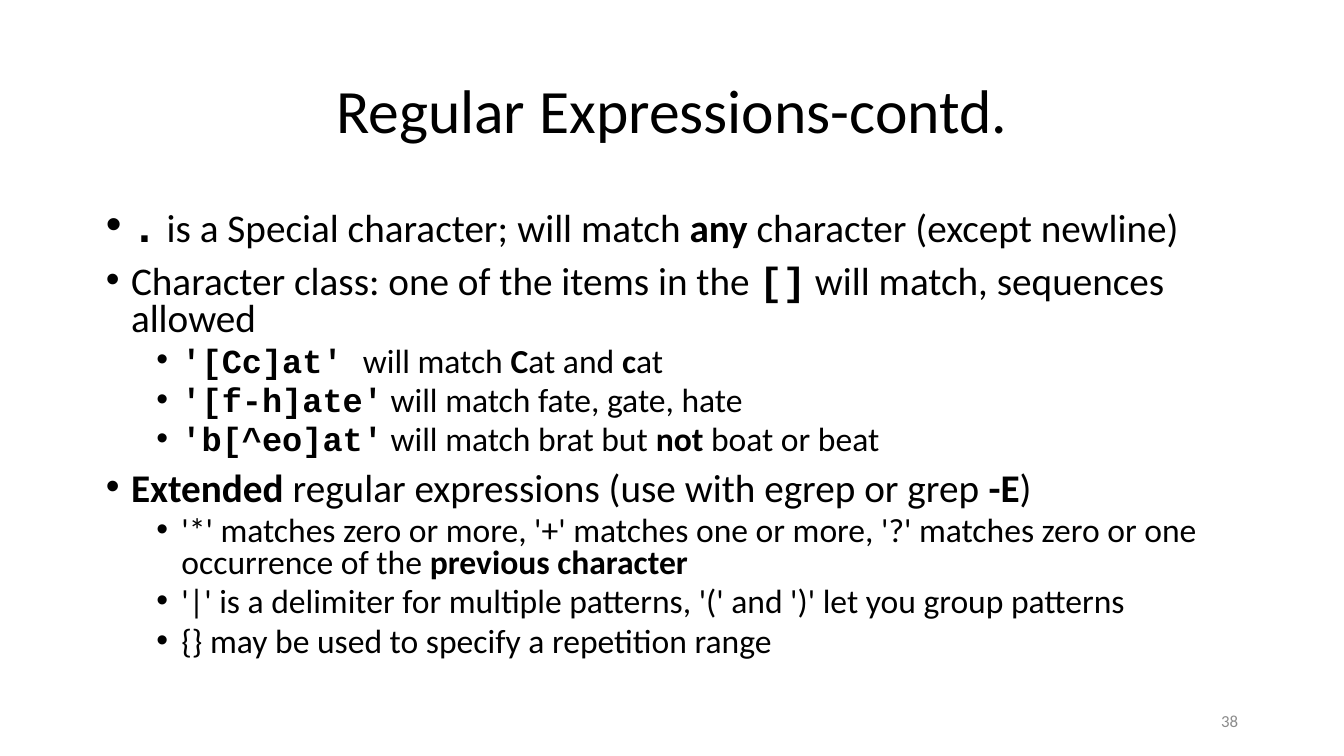
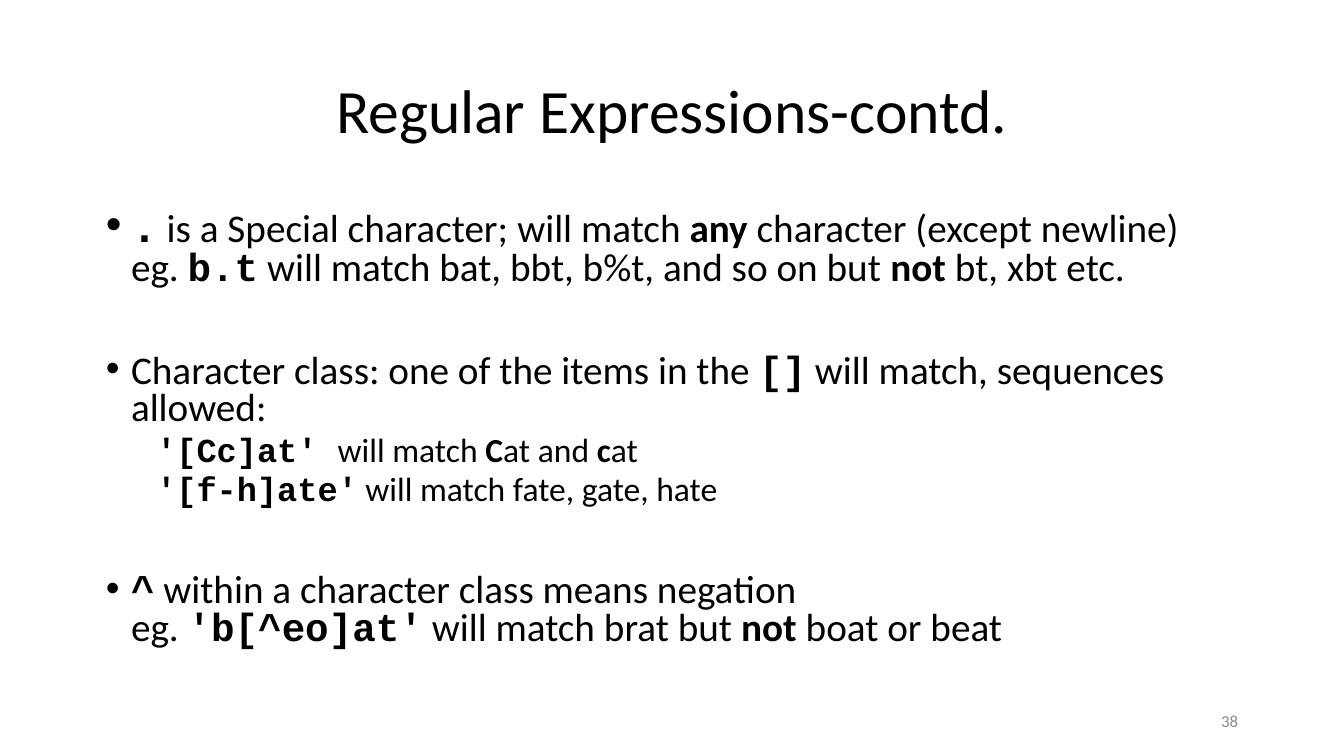
Before and after one commit to ketancmaheshwari/lisa19, a slide deck: slide 38 of lpt_LISA.pptx. Drawn at 1344x756 pixels with LibreOffice and Linux fonts; fonts in the diff are those of the drawing. Boxes give left, top, right and bottom in pixels: in the first picture for what was removed or moved away, otherwise in the second. Text is boxed around its words. In the diff, an @@ line names an element or a change of style, - is before the commit and + after.

Commit message:
a slide for extended regular expressions

```diff
--- a/lpt_LISA.pptx
+++ b/lpt_LISA.pptx
@@ text at box(131, 213, 1179, 422): text changed @@
-• . is a Special character; will match any character (except newline)
-• Character class: one of the items in the [] will match, sequences allowed
+• . is a Special character; will match any character (except newline)
+  eg. b.t will match bat, bbt, b%t, and so on but not bt, xbt etc.
+• Character class: one of the items in the [] will match, sequences allowed:
@@ text at box(156, 437, 717, 508): bullet • to none @@
@@ text at box(131, 575, 1002, 649): text changed; size 18 to 21 pt @@
-  • 'b[^eo]at' will match brat but not boat or beat
-• Extended regular expressions (use with egrep or grep -E)
-  • '*' matches zero or more, '+' matches one or more, '?' matches zero or one occurrence of the previous character
-  • '|' is a delimiter for multiple patterns, '(' and ')' let you group patterns
-  • {} may be used to specify a repetition range
+• ^ within a character class means negation
+  eg. 'b[^eo]at' will match brat but not boat or beat
```
Also in this commit, not shown: 2 other slides changed, 1 slide added, 1 other file.
